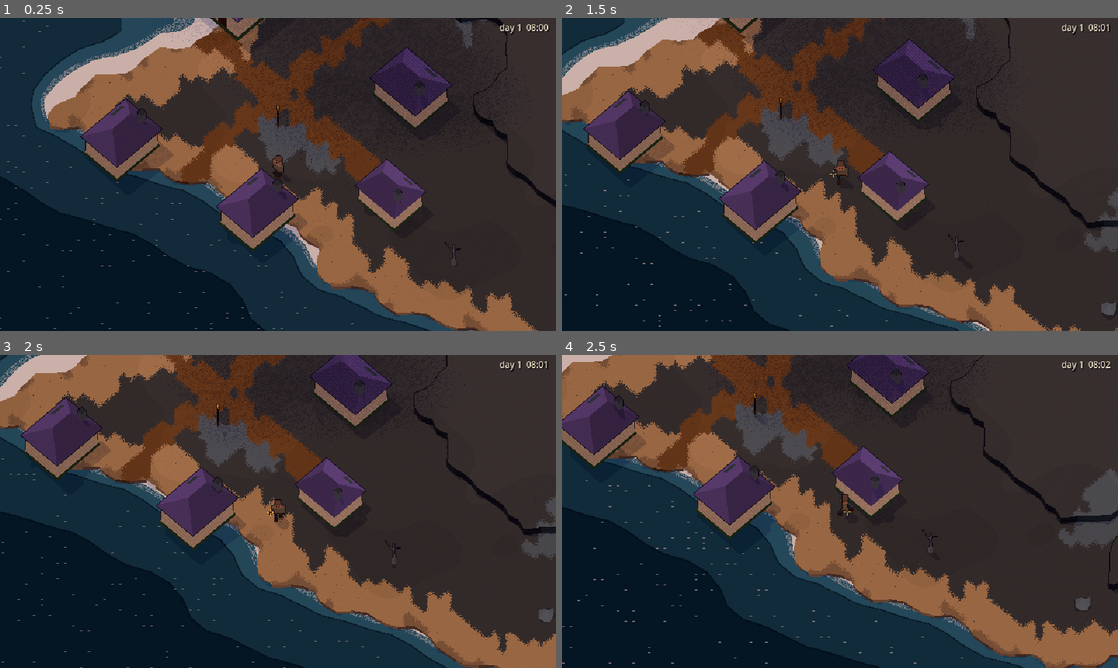
Above: before the commit, frames 1-4 (two rows, left to right).
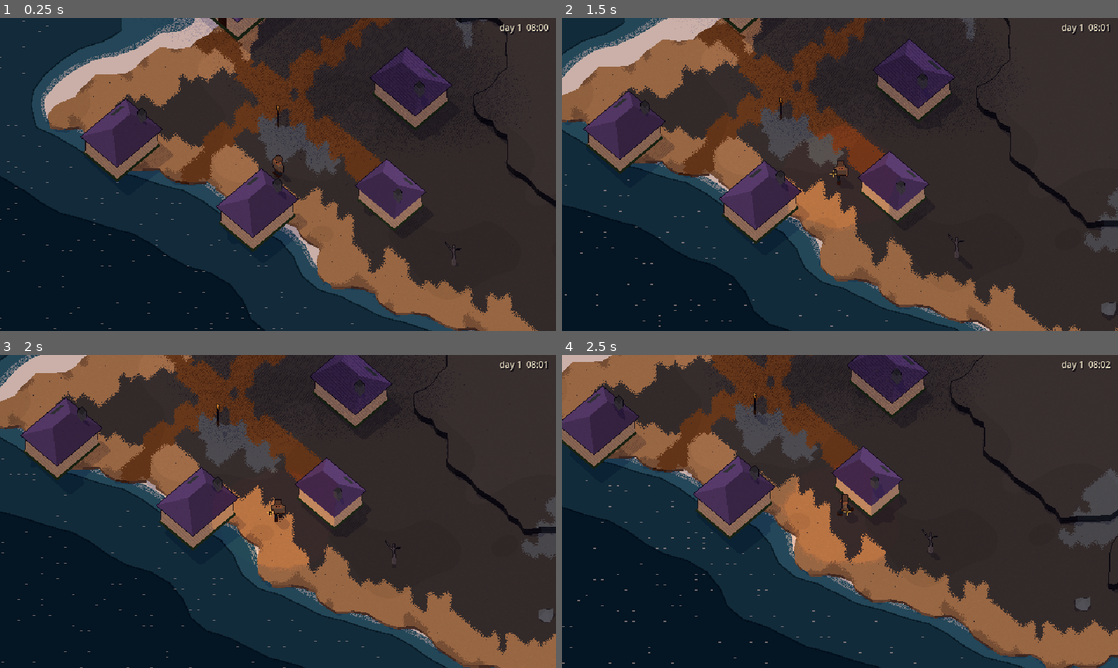
Above: after the commit, the same moments.

Repository: Xaxis/unspent-ortho
Game: Godot game, scene res://src/main.tscn
Two runs of this game, one before a commit and one after it. Both use one fixed random seed, a clock stepped at 60 frames per second and the inputs below.
Inputs:
- Up to frame 1 (0.25 s): no input
- Up to frame 2 (1.5 s): hold D (move_right) 0.53-1.28 s; tap Shift (dodge) at 0.6 s; hold S (move_down) from 1.28 s (still down); tap F (lamp) at 1.35 s
- Up to frame 3 (2 s): keep holding S (move_down)
- Up to frame 4 (2.5 s): release S (move_down) at 2.03 s; hold D (move_right) from 2.03 s (still down); tap Space (swing) at 2.1 s

Frame 1 is identical in both runs. In frame 2, 1.2% of the frame differs, in the area x 40-59%, y 34-68%; in frame 3, 2.1%, in the area x 38-61%, y 35-69%; in frame 4, 1.9%.

Commit message:
Lift the darks at night onto blue ink
Under the moon the renderer crushed dark washes to black: the deep sea and
the burning ground went to nothing. A soft knee puts them on a deep blue
floor, as ART.md asks, and warms lamplight enough to read on grey ash.

Diff:
--- a/src/systems/15_lights.gd
+++ b/src/systems/15_lights.gd
@@ -21,7 +21,7 @@
 ## What a surface looks like at the centre of a pool, as a display multiply on
 ## its albedo: lamplight is an ochre wash, dimmer than day. Divided by the
 ## sky's tint at runtime, so it stays warm under a blue night.
-const WARM := Vector3(0.86, 0.72, 0.53)
+const WARM := Vector3(0.96, 0.74, 0.53)
 const FIRE_WARM := Vector3(0.92, 0.58, 0.32)
 const VENT_WARM := Vector3(0.80, 0.42, 0.24)
 ## The lantern is a hand light: a small pool, a little dimmer than a lamp.
Not shown, changed: src/render/sky.gdshaderinc
